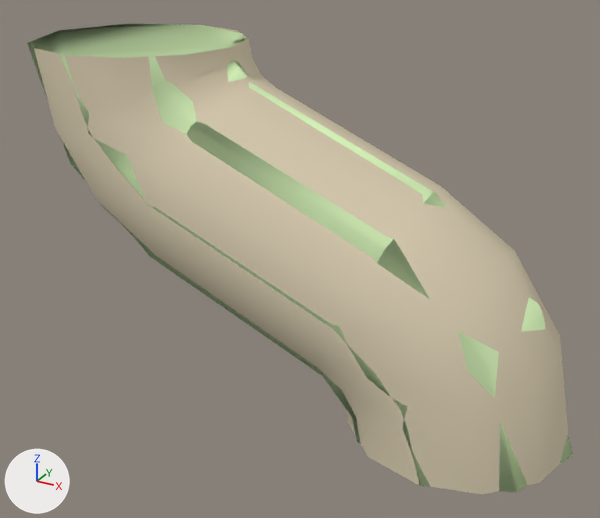
Two versions of the Blender file src/props_farm/gutter_pipe_connect.blend, one commit apart.
Before and after are seen from a 50 mm lens placed at (20.8, -37.6, 16.4), pointed at (0.4, -0.5, -2.1). Arrows for +X, +Y and +Z are at lower left; the lights stay in place.

Script lines for the objects in view, before the commit:
```python
mat_gutters001 = diffuse_material('gutters001')
mat_gutters001.base_color = (0.722, 0.635, 0.462)  # beige #ddd1b5
mat_phy = diffuse_material('  phy')
mat_phy.base_color = (0.687, 0.9, 0.496)  # green #d8f3bb
me_gutter_pipe_connect = bpy.data.meshes.new('Gutter_Pipe_Connect')
me_gutter_pipe_connect.from_pydata(...)  # 96 vertices, 168 faces; spans x -16.0..16.0, y -6.0..6.0, z -10.0..9.0
me_gutter_pipe_connect.materials.append(mat_gutters001)  # beige #ddd1b5
me_gutter_pipe_connect_physics = bpy.data.meshes.new('gutter_pipe_connect_physics')
me_gutter_pipe_connect_physics.from_pydata(...)  # 69 vertices, 136 faces; spans x -16.2..16.1, y -6.0..6.0, z -10.0..9.0
me_gutter_pipe_connect_physics.materials.append(mat_phy)  # green #d8f3bb
ob_gutter_pipe_connect = bpy.data.objects.new('Gutter_Pipe_Connect', me_gutter_pipe_connect)
ob_gutter_pipe_connect.location = (0.0, 0.0, 0.0)
ob_gutter_pipe_connect_physics = bpy.data.objects.new('gutter_pipe_connect_physics', me_gutter_pipe_connect_physics)
ob_gutter_pipe_connect_physics.location = (0.0, 0.0, 0.0)
```
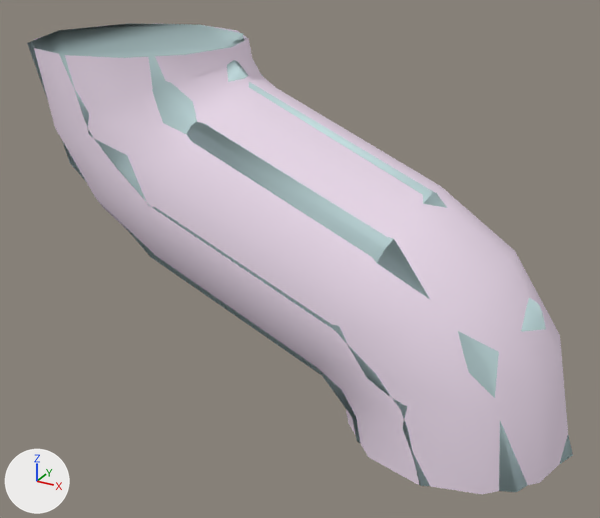
Pixel boxes [x1, y1, x2, y2] of what changed, in the pictures (600 x 518 px):
'Gutter_Pipe_Connect', recoloured (beige to white)
    both: [34, 23, 568, 494]
'gutter_pipe_connect_physics', recoloured (green to grey)
    both: [27, 23, 573, 492]

What the commit changed:
Material 'gutters001' (mat_gutters001) changes colour from beige #ddd1b5 to white #f2e1f2; in linear values from (0.722, 0.635, 0.462) to (0.888, 0.756, 0.889).
Material '  phy' (mat_phy) changes colour from green #d8f3bb to light grey #c4dee0; in linear values from (0.687, 0.9, 0.496) to (0.555, 0.729, 0.746).
